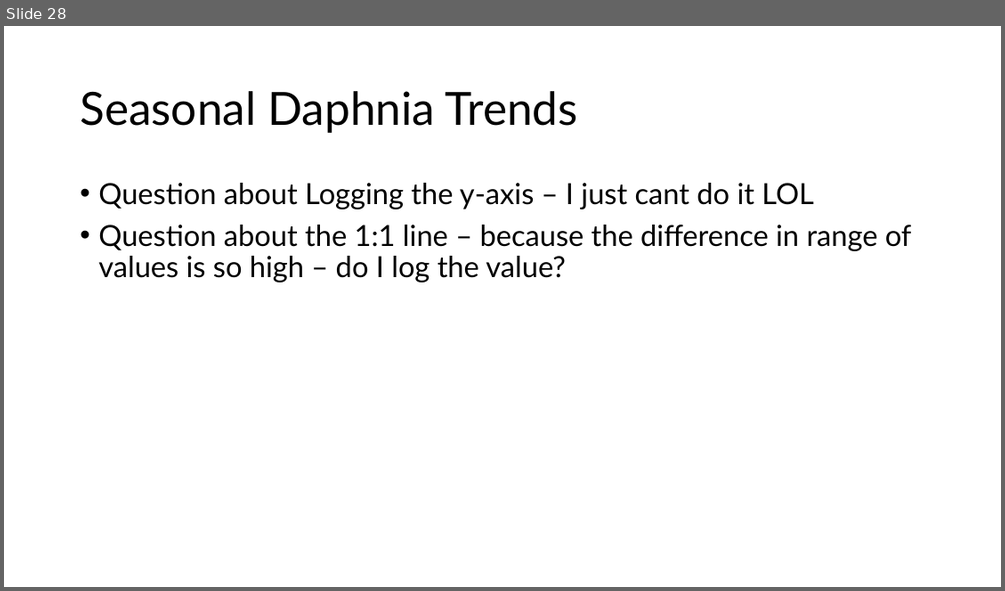
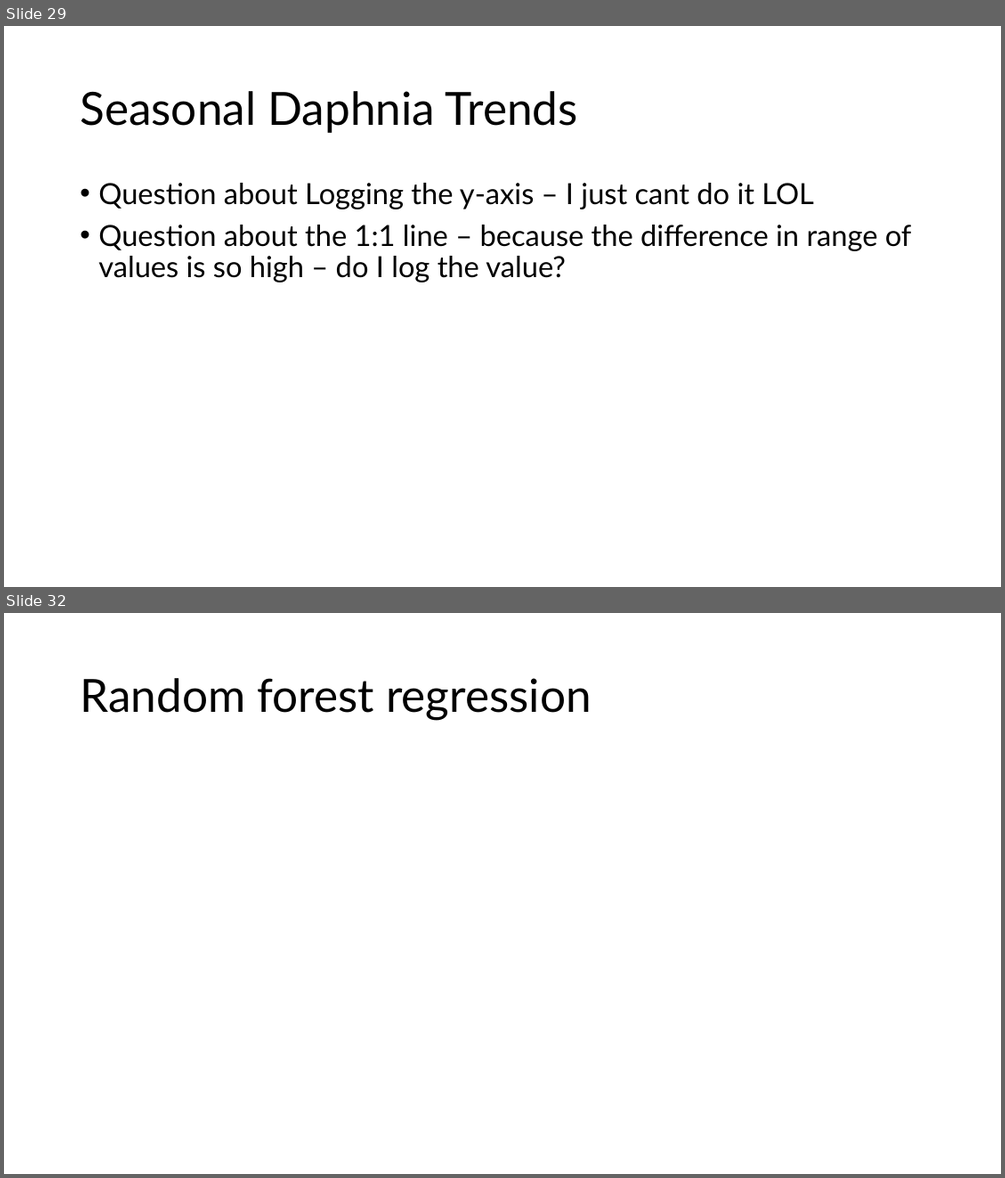
Before and after one commit to arielkoh02/dissertation-loch-leven, a slide deck: output/24.3.pptx. Shown one above the other, each under a label of ours: slide 28 before the commit, slides 29 and 32 after it; the slides between them are not shown. The pictures are 1005x591 and 1005x1178 pixels, drawn with LibreOffice and Linux fonts; fonts in the diff are those of the drawing. Boxes give left, top, right and bottom in pixels: in the first picture for what was removed or moved away, otherwise in the second. Text is boxed around its words. In the diff, an @@ line names an element or a change of style, - is before the commit and + after.

Commit message:
i definitely made progress with randomforest regression - heres the code

```diff
--- a/output/24.3.pptx
+++ b/output/24.3.pptx
@@ slide 32 added at (x1=4, y1=613, x2=1001, y2=1174), background #FFFFFF @@
@@ title added at (x1=80, y1=678, x2=591, y2=720), 44 pt, text #000000 @@
+Random forest regression
@@ what was slide 28 is now slide 29 @@
```
Also in this commit, not shown: 3 slides changed, 8 other slides added, 3 other files.
